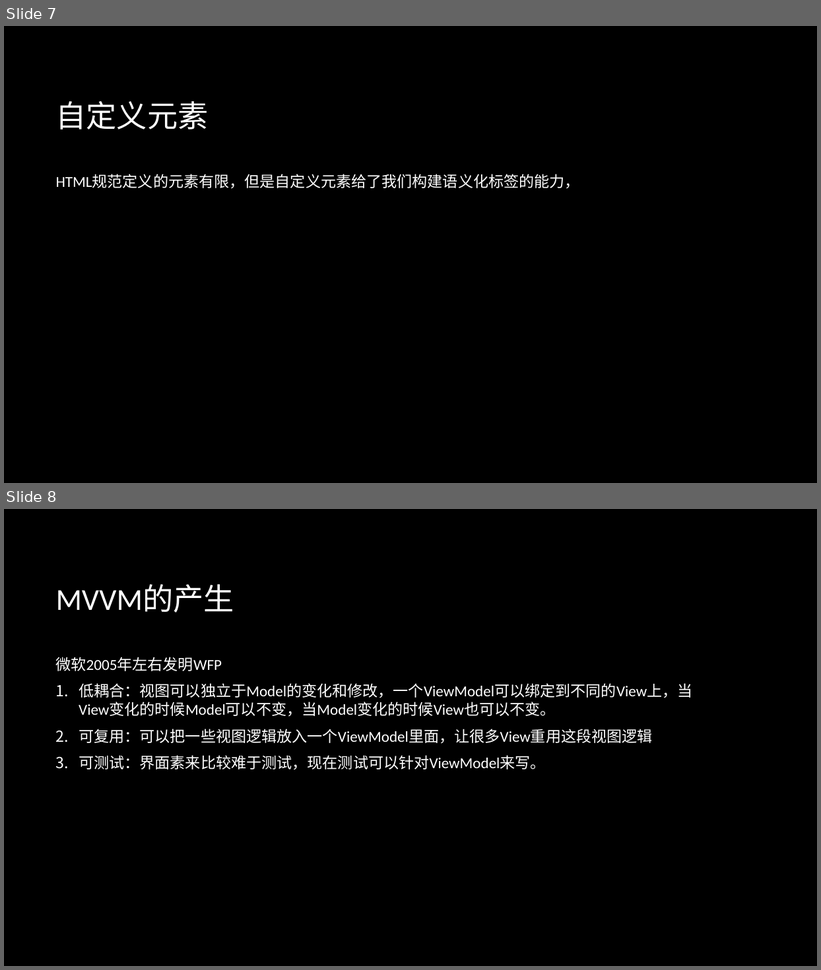
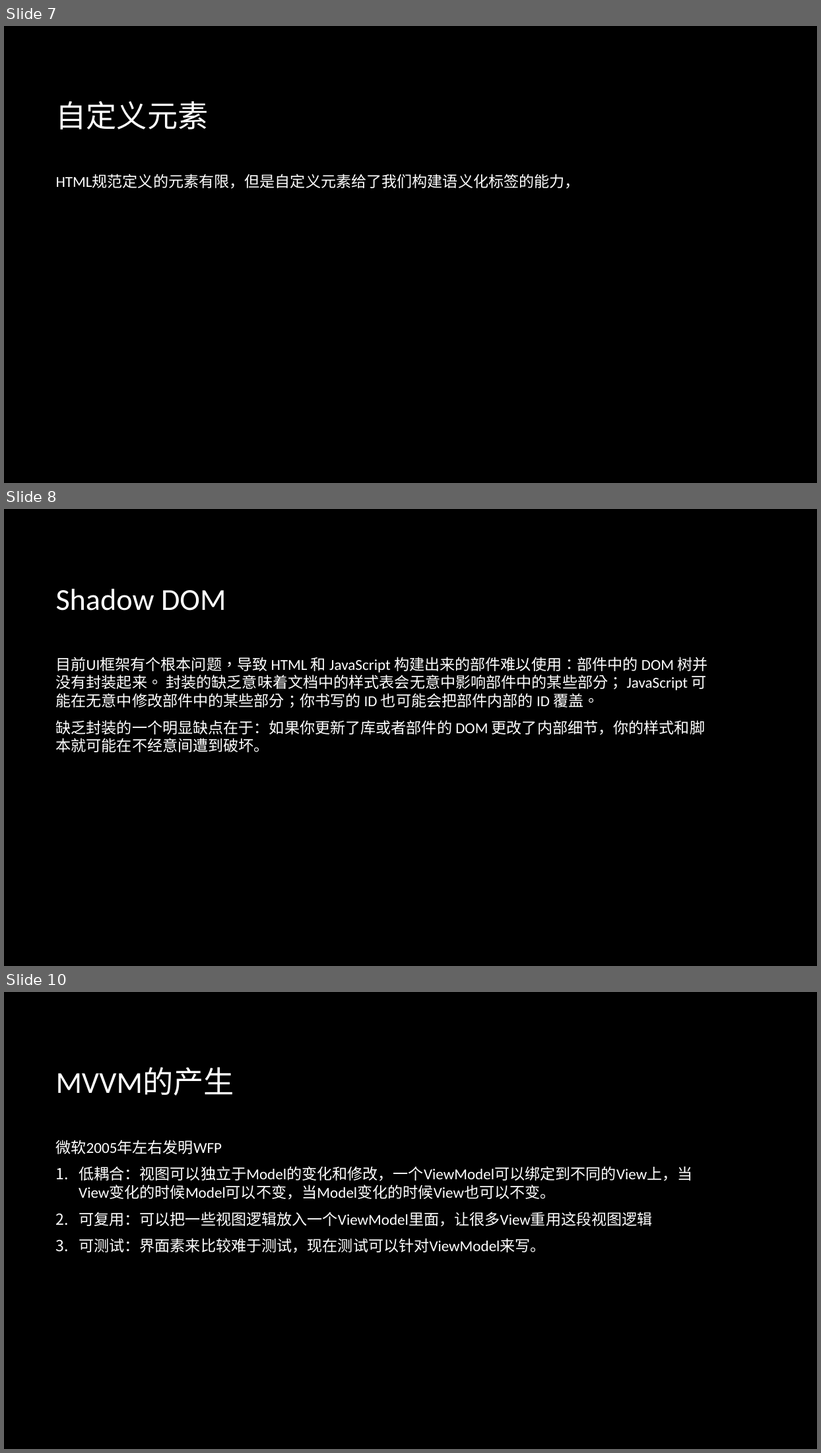
Before and after one commit to zhanglingkang/study, a slide deck: article/front-end/前端技术分享.pptx. Shown one above the other, each under a label of ours: slides 7 and 8 before the commit, slides 7, 8 and 10 after it; the slides between them are not shown. The pictures are 821x970 and 821x1453 pixels, drawn with LibreOffice and Linux fonts; fonts in the diff are those of the drawing; background and template pictures are left out. Boxes give left, top, right and bottom in pixels: in the first picture for what was removed or moved away, otherwise in the second. Text is boxed around its words. In the diff, an @@ line names an element or a change of style, - is before the commit and + after.

Commit message:
update fe ppt

```diff
--- a/article/front-end/前端技术分享.pptx
+++ b/article/front-end/前端技术分享.pptx
@@ slide 8 added at [4,509,817,966], background picture (left out) @@
@@ title added at [56,589,226,611], 36 pt, text #FFFFFF @@
+Shadow DOM
@@ text added at [56,657,708,753], 18 pt, text #FFFFFF @@
+目前UI框架有个根本问题，导致 HTML 和 JavaScript 构建出来的部件难以使用：部件中的 DOM 树并没有封装起来。 封装的缺乏意味着文档中的样式表会无意中影响部件中的某些部分； JavaScript 可能在无意中修改部件中的某些部分；你书写的 ID 也可能会把部件内部的 ID 覆盖。
+缺乏封装的一个明显缺点在于：如果你更新了库或者部件的 DOM 更改了内部细节，你的样式和脚本就可能在不经意间遭到破坏。
@@ what was slide 8 is now slide 10 @@
```
Also in this commit, not shown: 1 other slide added.
